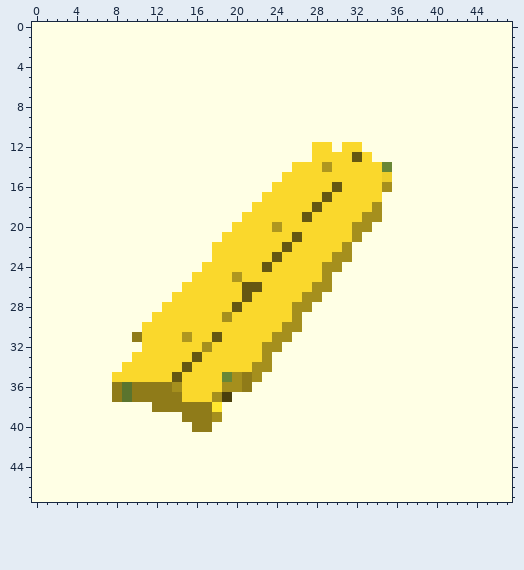
A pixel-art sprite gets an edit: assets/generated/Classic Half Straight.png. That is the earlier state.
The file is 48x48 pixels.
New version:
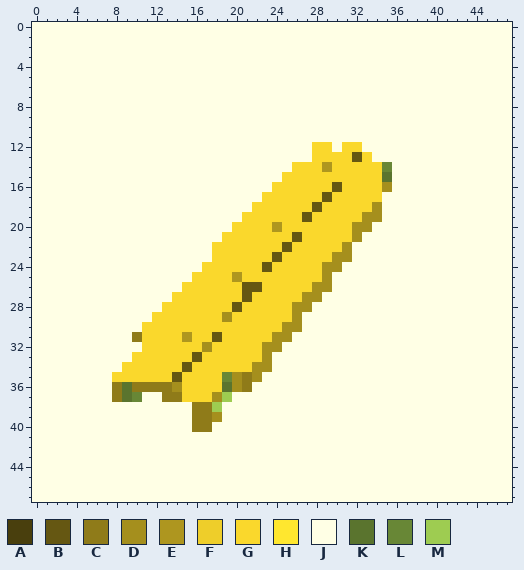
Palette (. is transparent): A #493f0d  B #655712  C #8f7b19  D #a58f1d  E #ae961f  F #eece2a  G #fad82c  H #ffe72f  J #ffffe5  K #5a742e  L #688736  M #9ecc51
The exact change:
{"y":15,"x":35,"old":"F","new":"K"}
{"y":36,"x":19,"old":"D","new":"K"}
{"y":37,"x":10,"old":"CCC","new":"LJJ"}
{"y":37,"x":19,"old":"A","new":"M"}
{"y":38,"x":12,"old":"CCCC","new":"JJJJ"}
{"y":38,"x":18,"old":"H","new":"M"}
{"y":39,"x":15,"old":"C","new":"J"}
